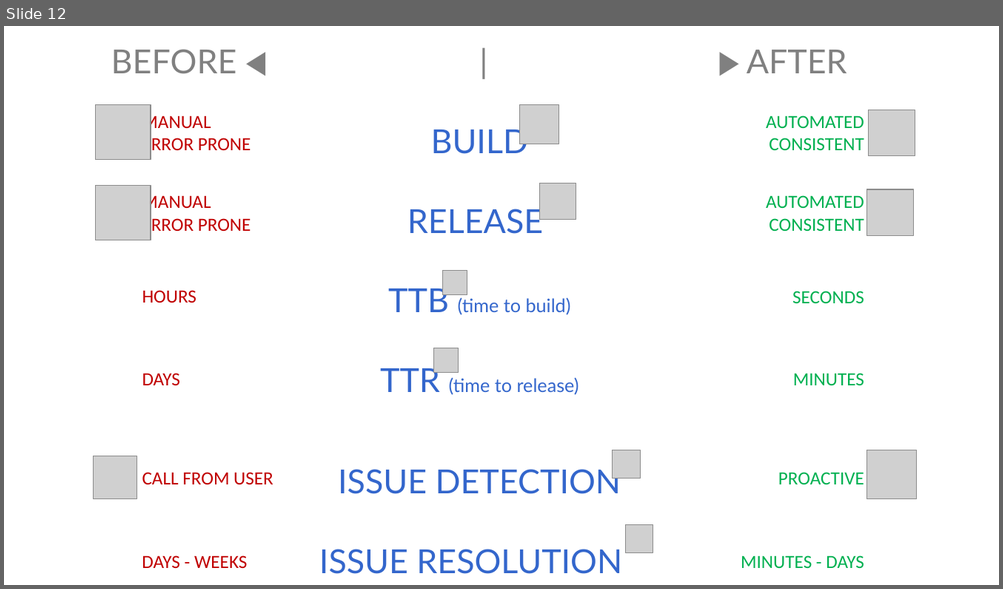
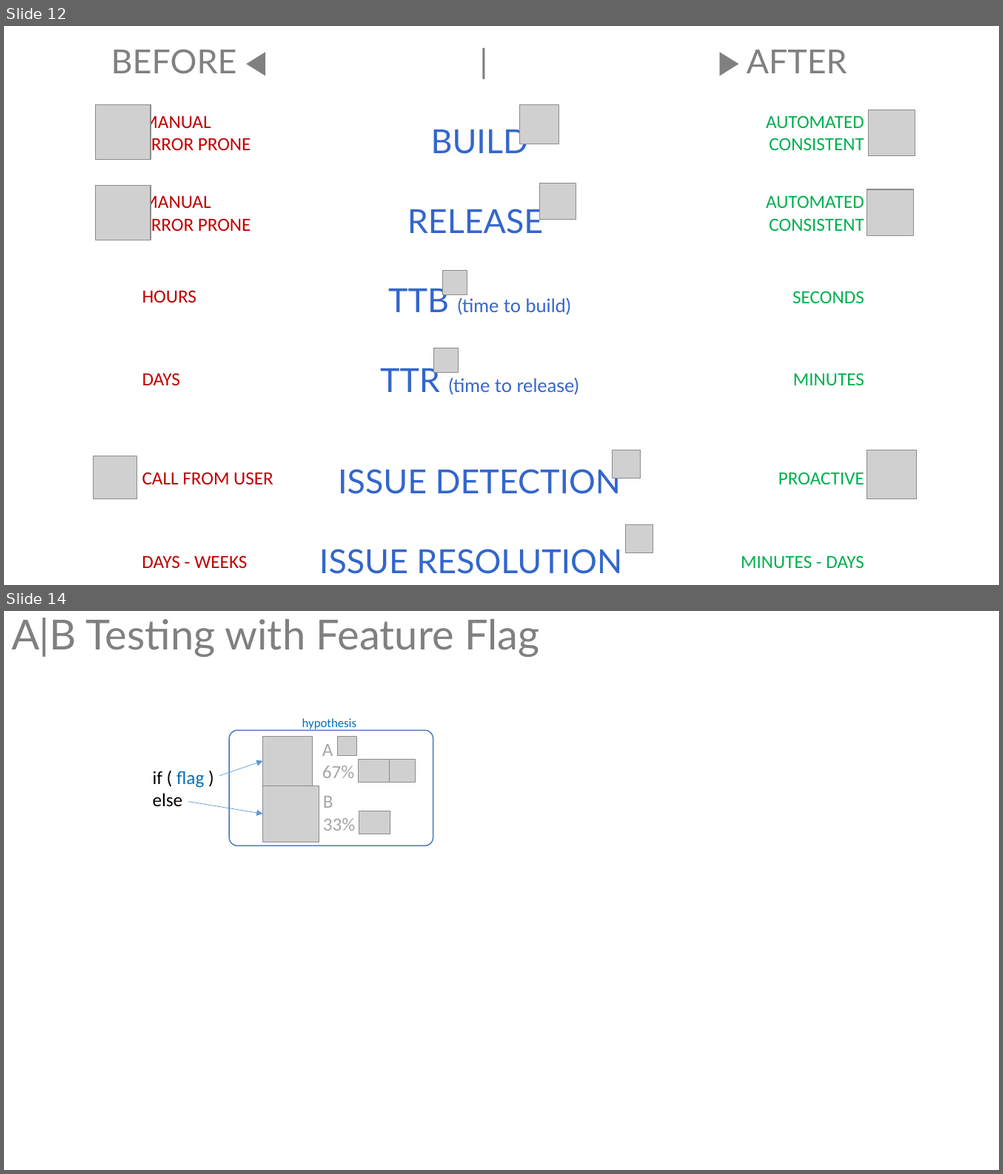
Before and after one commit to ALM-Rangers/Guidance, a slide deck: src/DevOps/Illustrations.pptx. Shown one above the other, each under a label of ours: slide 12 before the commit, slides 12 and 14 after it; the slides between them are not shown. The pictures are 1003x589 and 1003x1174 pixels, drawn with LibreOffice and Linux fonts; fonts in the diff are those of the drawing; grey boxes stand for pictures. Boxes give left, top, right and bottom in pixels: in the first picture for what was removed or moved away, otherwise in the second. Text is boxed around its words. In the diff, an @@ line names an element or a change of style, - is before the commit and + after.

Commit message:
Feature Flag final DRAFT (#45)
* Safety push to create feature branch

* Safetu push

* Safety push

* Safety push before we wander home.

* Safety commit

* Safety commit

* Safety commit.

* Safety push.

* Apply copy edit revisions.

* Add reference to FF vs. Branching article by LaunchDarkly

* Action review feedback from Mike Fourie.

```diff
--- a/src/DevOps/Illustrations.pptx
+++ b/src/DevOps/Illustrations.pptx
@@ slide 14 added at [4, 611, 999, 1170], background #FFFFFF @@
@@ title added at [11, 618, 539, 657], 40 pt, text #808080 @@
+A|B Testing with Feature Flag
@@ text added at [302, 718, 356, 730], 12 pt, text #0070C0 @@
+hypothesis
@@ rounded rectangle added at [229, 730, 433, 846], outline #4472C4 1 pt @@
@@ picture added at [263, 736, 312, 786] @@
@@ picture added at [338, 736, 357, 756] @@
@@ arrow added from (219, 776) to (263, 761), #5B9BD5 0.5 pt @@
@@ text added at [322, 744, 354, 778], 18 pt, text #A6A6A6 @@
+A
+67%
@@ picture added at [358, 760, 390, 783] @@
@@ picture added at [384, 760, 416, 783] @@
@@ text added at [153, 771, 204, 807], 18 pt, text #000000 @@
+if ( flag )
+else
@@ picture added at [263, 786, 318, 842] @@
@@ arrow added from (188, 802) to (263, 814), #5B9BD5 0.5 pt @@
@@ text added at [323, 796, 355, 831], 18 pt, text #A6A6A6 @@
+B
+33%
@@ picture added at [359, 811, 390, 834] @@
```
Also in this commit, not shown: 1 slide changed, 2 other slides added, 10 other files.
